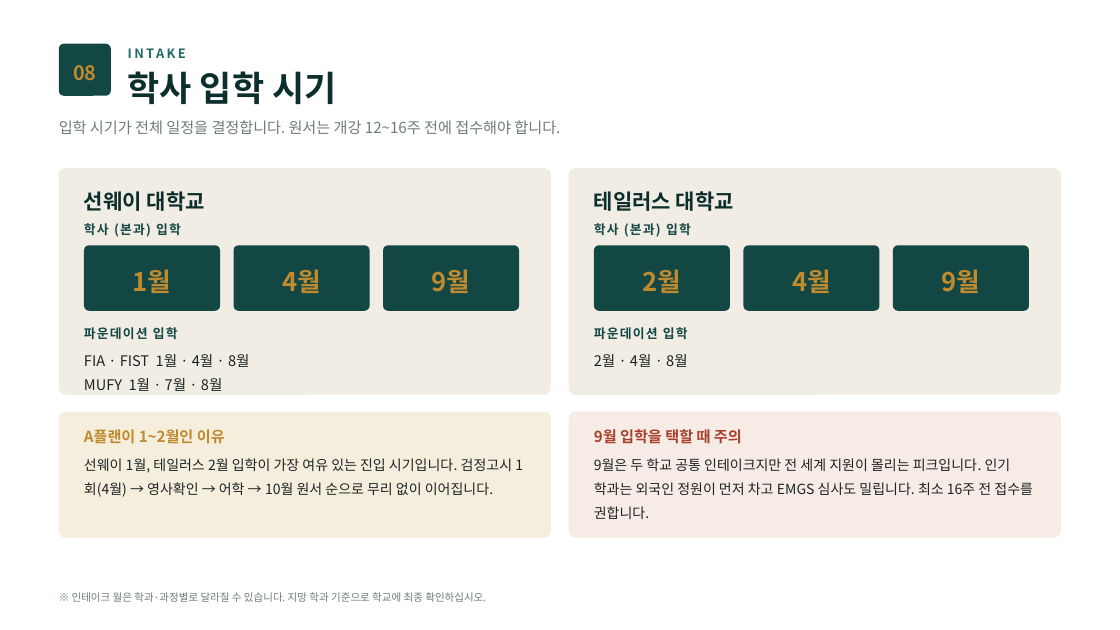
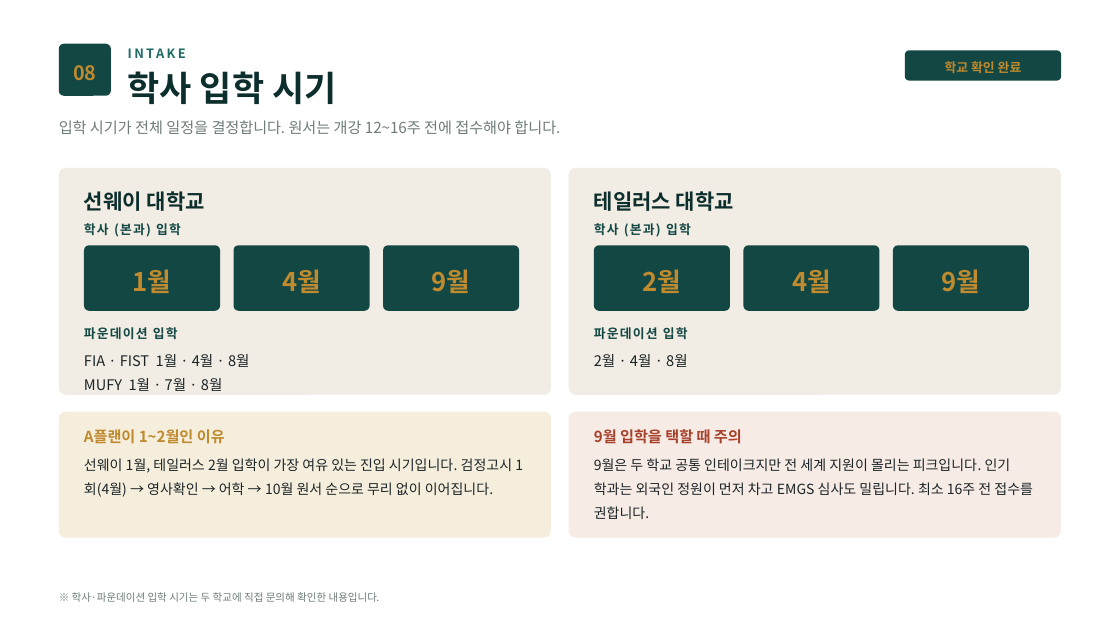
Before and after one commit to ChampionJohan/Johan, a slide deck: slide 9 of design/malaysia-study-live/IM말레이시아_입학안내문_2027_통합판.pptx. Drawn at 1120x630 pixels with LibreOffice and Linux fonts; fonts in the diff are those of the drawing. Boxes give left, top, right and bottom in pixels: in the first picture for what was removed or moved away, otherwise in the second. Text is boxed around its words. In the diff, an @@ line names an element or a change of style, - is before the commit and + after.

```diff
--- a/design/malaysia-study-live/IM말레이시아_입학안내문_2027_통합판.pptx
+++ b/design/malaysia-study-live/IM말레이시아_입학안내문_2027_통합판.pptx
@@ rounded rectangle added at box(905, 50, 1061, 81), fill #134744 @@
@@ text added at box(945, 61, 1022, 73), 11 pt, text #C08A2E, bold @@
+학교 확인 완료
@@ text at box(72, 592, 380, 602): text changed @@
-※ 인테이크 월은 학과·과정별로 달라질 수 있습니다. 지망 학과 기준으로 학교에 최종 확인하십시오.
+※ 학사·파운데이션 입학 시기는 두 학교에 직접 문의해 확인한 내용입니다.
```
Also in this commit, not shown: 1 other slide changed, 6 other files.
